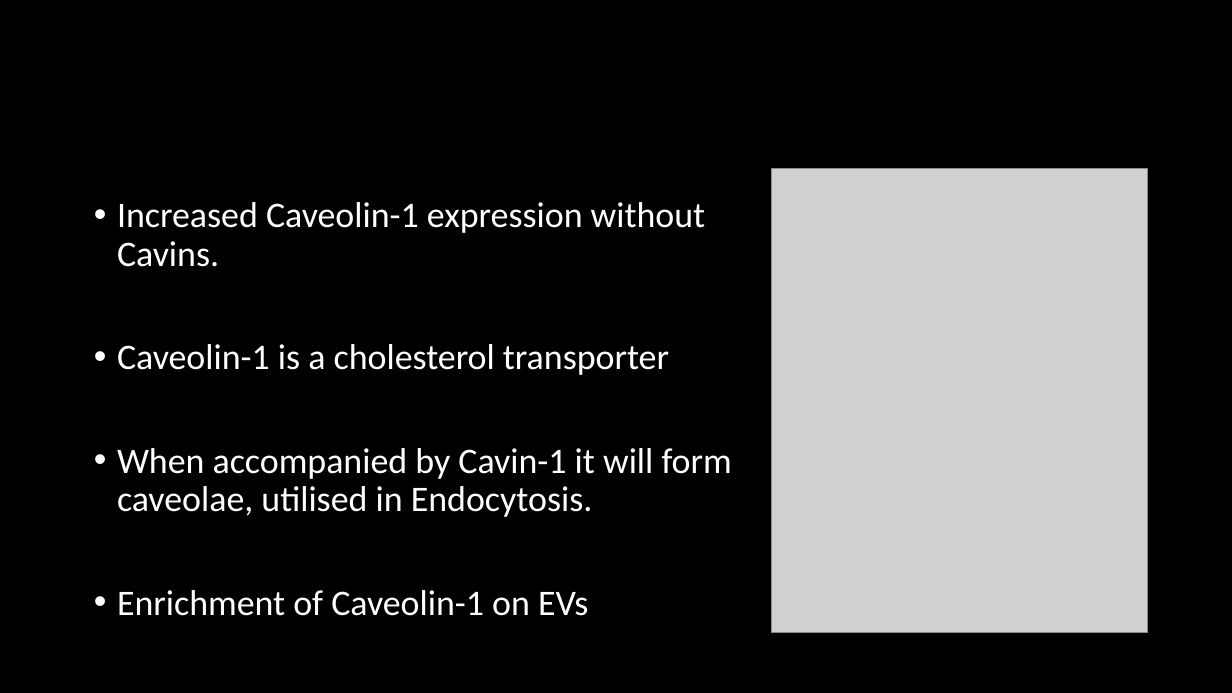
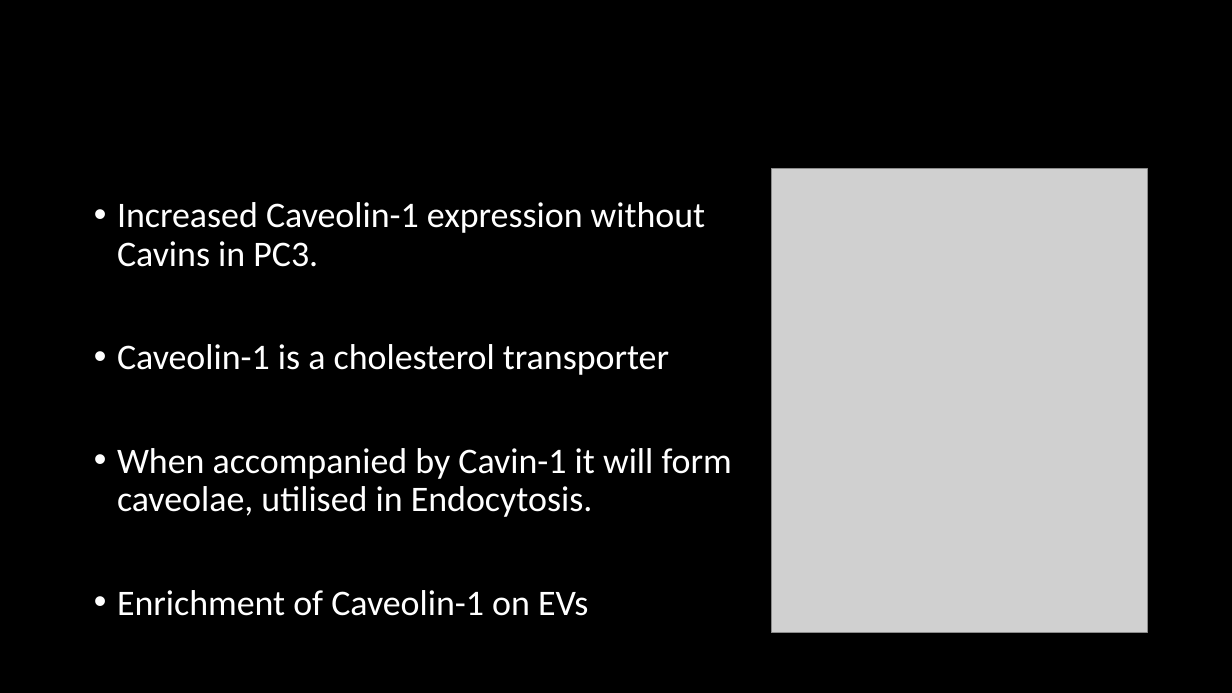
Before and after one commit to HarleyRobinson/Honours2, a slide deck: slide 6 of BackgroundInfo/Selective export of microRNA via extracellular vesicles (2).pptx. Drawn at 1232x693 pixels with LibreOffice and Linux fonts; fonts in the diff are those of the drawing; grey boxes stand for pictures; background and template pictures are left out. Boxes give left, top, right and bottom in pixels: in the first picture for what was removed or moved away, otherwise in the second. Text is boxed around its words. In the diff, an @@ line names an element or a change of style, - is before the commit and + after.

```diff
--- a/BackgroundInfo/Selective export of microRNA via extracellular vesicles (2).pptx
+++ b/BackgroundInfo/Selective export of microRNA via extracellular vesicles (2).pptx
@@ text at (117, 202, 706, 267): text changed @@
-• Increased Caveolin-1 expression without Cavins.
+• Increased Caveolin-1 expression without Cavins in PC3.
```
Also in this commit, not shown: 8 other slides changed, 1 slide added, 1 slide removed, 2 other files.
